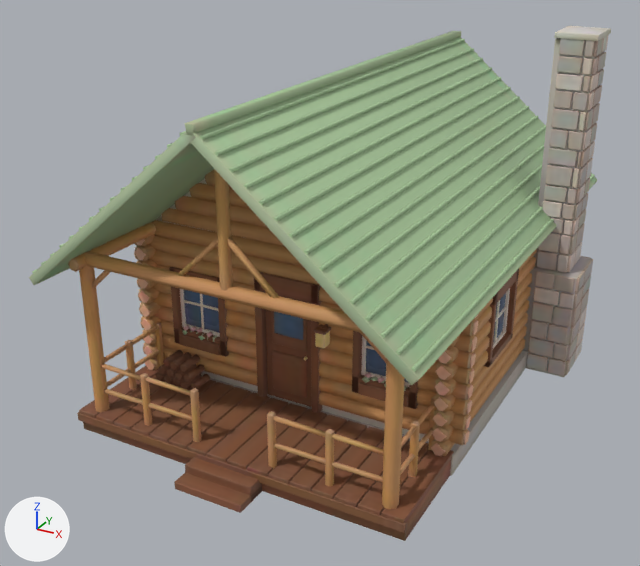
The glTF model public/env/log-cabin.glb: old version first, new version second.
Rendered twice from a 50 mm camera at (6.95, -14.47, 8.96) aimed at (-0.52, -0.89, 2.16). The lights are fixed; the arrows at lower left show +X, +Y and +Z. The first picture is the older version. Where no turn or scale is listed for an object, it has been applied to the vertices. Vertices at exactly the same position are counted once.

Names of what the first picture shows: 'log-cabin_body', 'log-cabin_roof_rows', 'log-cabin_trim'.
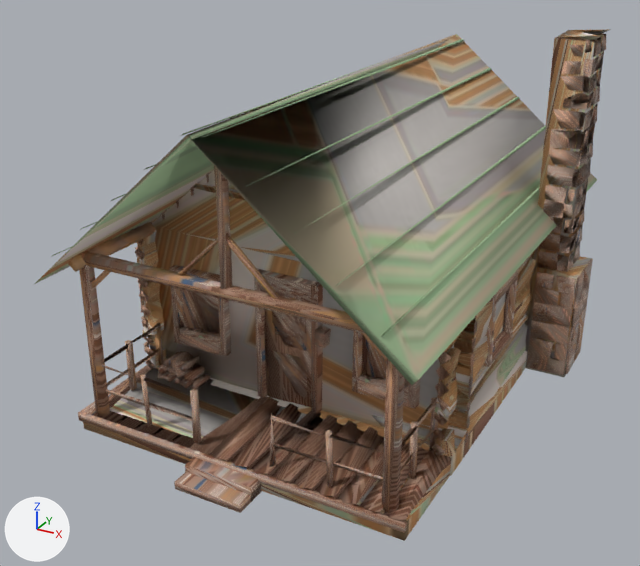
Where the newer file only moved an object's origin or applied its transform, the numbers keep the older frame.

Where the change shows, as pixel boxes (x1, y1, x2, y2) in the pictures (640 x 566 px):
'log-cabin_body', reshaped, moved: before (29, 26, 611, 541); after (35, 29, 611, 541)
'log-cabin_trim', reshaped, moved, rescaled: before (68, 35, 608, 533); after (68, 33, 606, 533)
'log-cabin_roof_rows', reshaped (12% narrower, 10% shorter): before (32, 39, 595, 372); after (52, 39, 546, 337)
part 1 of me_log_cabin_body, deleted: before (135, 245, 156, 261)
part 2 of me_log_cabin_body, deleted: before (319, 377, 469, 430)
part 3 of me_log_cabin_body, deleted (brown): before (143, 329, 257, 372)
part 4 of me_log_cabin_body, deleted: before (29, 26, 611, 540)
part 5 of me_log_cabin_body, surface changed: before (83, 422, 453, 541); after (83, 388, 453, 541)
part 6 of me_log_cabin_roof_rows, deleted: before (32, 48, 595, 372)
part 7 of me_log_cabin_roof_rows, cut back: before (50, 39, 546, 338); after (52, 39, 546, 337)
part 8 of me_log_cabin_trim, deleted: before (184, 57, 598, 455)
part 9 of me_log_cabin_trim, cut back: before (68, 35, 608, 533); after (68, 33, 604, 521)
part 10 of me_log_cabin_trim, surface changed: before (82, 237, 547, 444); after (81, 237, 577, 501)

What changed in the scene script:
```text
Change me_log_cabin_body:
    used by ob_log_cabin_body; location = (-0.02, 0.06, 3.36)
    remove me_log_cabin_body.from_pydata(...)  # 2346 vertices, 4276 faces; spans x -3.74..3.74, y -5.04..5.04, z -3.35..3.35
    add me_log_cabin_body.from_pydata(...)  # 377 vertices, 774 faces; spans x -3.74..3.74, y -5.04..5.04, z -3.35..3.35
    me_log_cabin_body part 1: the loose piece of 25 vertices spanning x -3.42..-3.12, y -2.8..4.9, z -0.64..-0.32 is deleted
    me_log_cabin_body part 2: the loose piece of 22 vertices spanning x 0.26..3.09, y -2.59..-2.31, z -2.52..-2.2 is deleted
    me_log_cabin_body part 3: the loose piece of 21 vertices spanning x -3.61..-0.78, y -2.61..-2.31, z -2.52..-2.2 is deleted
    me_log_cabin_body part 4: 1876 vertices removed from x -3.74..3.74, y -5.04..5.04, z -3.35..3.35
    me_log_cabin_body part 5: 12 kept faces spanning x -3.46..3.74, y -4.53..4.87, z -3.35..2.49 get new texture (UV) coordinates
    other edits to the shape of me_log_cabin_body do not show in these pictures
Change me_log_cabin_roof_rows:
    used by ob_log_cabin_roof_rows; location = (-0.28, 0.06, 4.59)
    remove me_log_cabin_roof_rows.from_pydata(...)  # 249 vertices, 378 faces; spans x -3.41..3.41, y -5.01..5.01, z -1.37..1.37
    add me_log_cabin_roof_rows.from_pydata(...)  # 40 vertices, 40 faces; spans x -2.95..2.95, y -5.01..5.01, z -0.98..1.37
    me_log_cabin_roof_rows part 6: 20 loose pieces with 167 vertices, spanning x -3.41..3.41, y -5.01..5.01, z -1.37..1.18, are deleted
    me_log_cabin_roof_rows part 7
    42 vertices are removed from x -2.95..2.95, y -5.01..5.01, z -0.98..1.37
    124 faces are deleted
    40 new faces join them
Change me_log_cabin_trim:
    used by ob_log_cabin_trim; location = (0.06, -0.07, 3.31); scale = (5.04, 5.04, 5.04)
    remove me_log_cabin_trim.from_pydata(...)  # 7652 vertices, 14234 faces; spans x -0.73..0.73, y -1.0..1.0, z -0.66..0.66
    add me_log_cabin_trim.from_pydata(...)  # 1700 vertices, 3110 faces; spans x -0.74..0.74, y -1.0..1.0, z -0.66..0.66
    me_log_cabin_trim part 8: 17 loose pieces with 309 vertices, spanning x -0.52..0.69, y -0.84..0.95, z -0.4..0.59, are deleted
    me_log_cabin_trim part 9: 161 vertices moved within x -0.69..0.73, y -0.89..0.94, z -0.64..0.66; 5812 vertices removed from x -0.73..0.73, y -1.0..1.0, z -0.65..0.66; 169 vertices added at x -0.74..0.57, y -0.9..0.94, z -0.59..0.48
    me_log_cabin_trim part 10: 141 kept faces spanning x -0.74..0.73, y -1.0..1.0, z -0.66..0.42 get new texture (UV) coordinates
Change ob_log_cabin_trim:
    ob_log_cabin_trim.location: (0.06, -0.07, 3.31) -> (0.06, -0.06, 3.31)
    ob_log_cabin_trim.scale: (5.04, 5.04, 5.04) -> (5.03, 5.03, 5.03)
```
